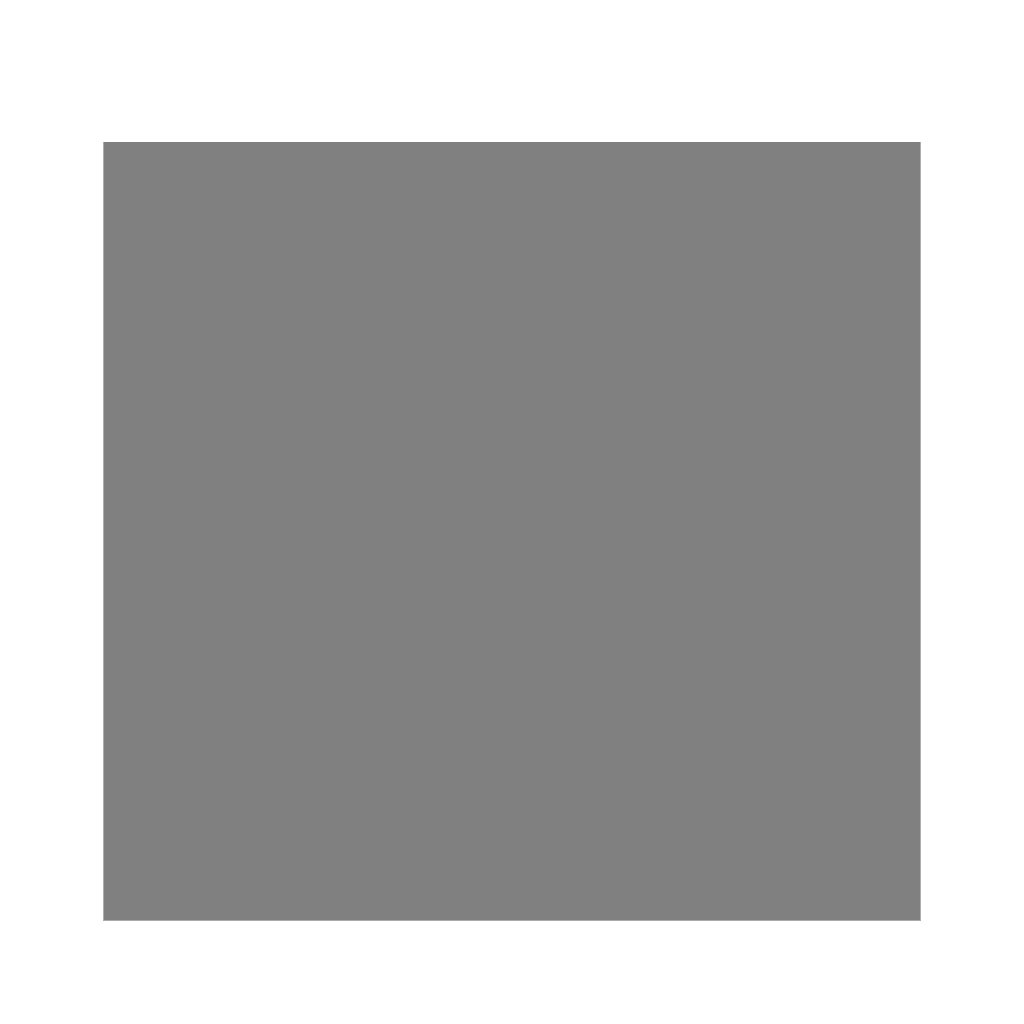
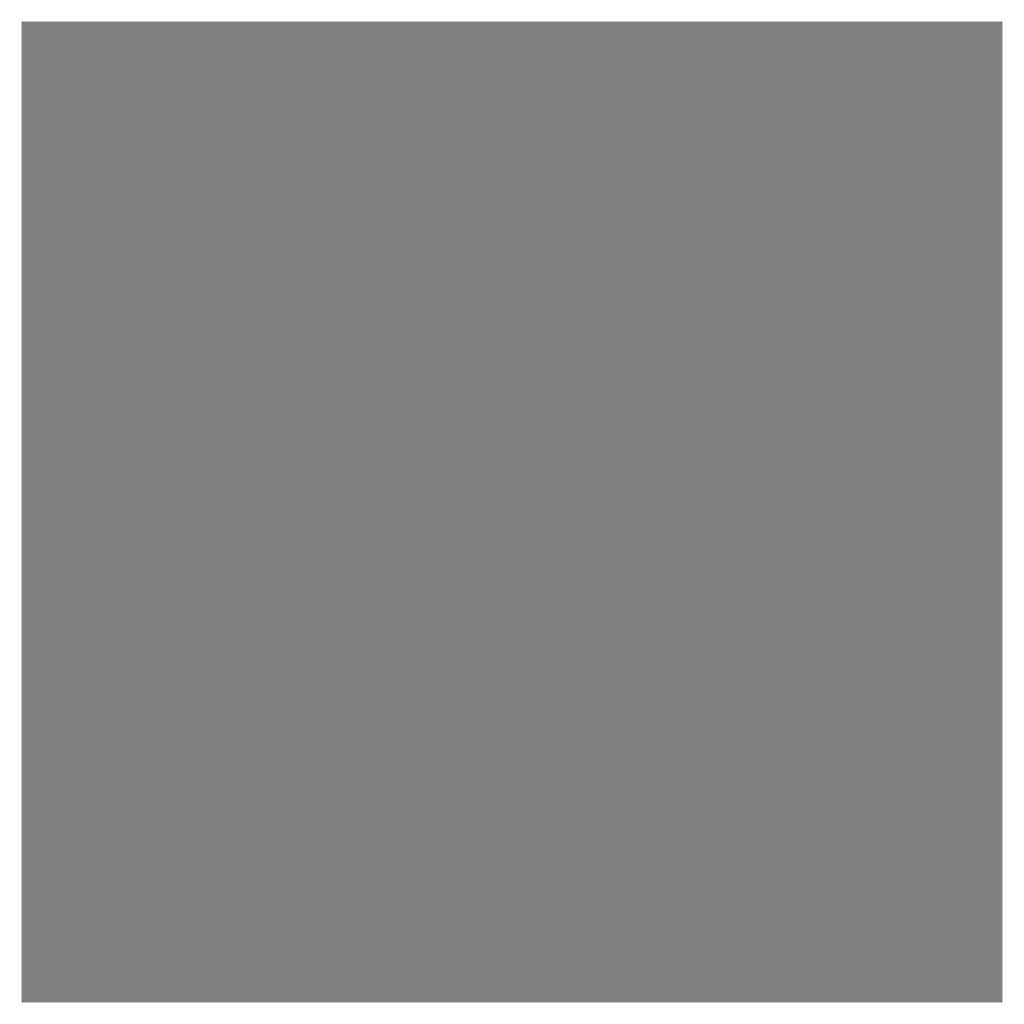
Two versions of the same layered image (w=1024, h=1024). Layer-by-layer changes:
added layer "Layer 2" above "Rectangle 1" over [21, 21, 1003, 1003]
hid "Layer 1", painted on it, unmasked it over [21, 21, 1003, 1003]
